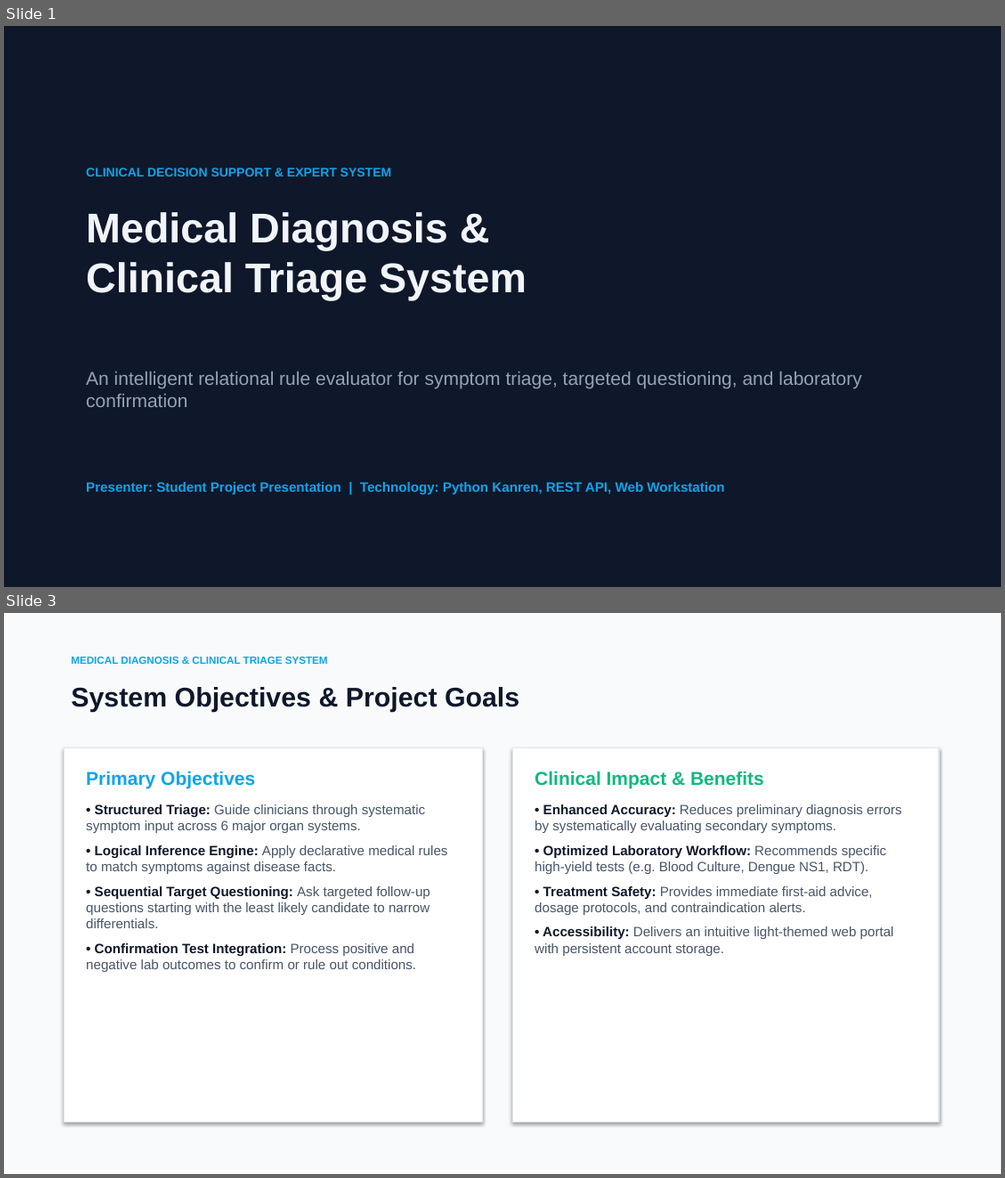
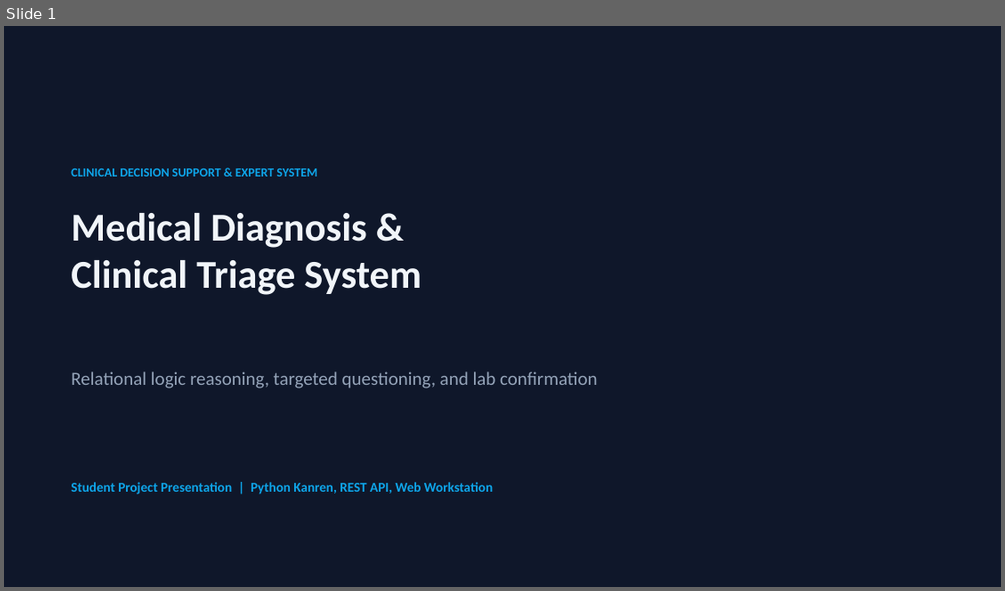
Before and after one commit to wmmandela/medical_diagnosis, a slide deck: presentation/Medical_Diagnosis_System_Presentation.pptx. Shown one above the other, each under a label of ours: slides 1 and 3 before the commit, slide 1 after it; the slides between them are not shown. The pictures are 1005x1178 and 1005x591 pixels, drawn with LibreOffice and Linux fonts; fonts in the diff are those of the drawing. Boxes give left, top, right and bottom in pixels: in the first picture for what was removed or moved away, otherwise in the second. Text is boxed around its words. In the diff, an @@ line names an element or a change of style, - is before the commit and + after.

Commit message:
docs: enrich presentation slides with live application UI screenshots, colors, and interactive controls

```diff
--- a/presentation/Medical_Diagnosis_System_Presentation.pptx
+++ b/presentation/Medical_Diagnosis_System_Presentation.pptx
@@ slide 3 removed at (4,613,1001,1174), background #F8FAFC @@
@@ text removed at (71,657,328,664) @@
-MEDICAL DIAGNOSIS & CLINICAL TRIAGE SYSTEM
@@ text removed at (71,687,519,712) @@
-System Objectives & Project Goals
@@ rectangle removed at (64,747,483,1121) @@
@@ text removed at (86,771,448,972) @@
-Primary Objectives
-• Structured Triage: Guide clinicians through systematic symptom input across 6 major organ systems.
-• Logical Inference Engine: Apply declarative medical rules to match symptoms against disease facts.
-• Sequential Target Questioning: Ask targeted follow-up questions starting with the least likely candidate to narrow differentials.
-• Confirmation Test Integration: Process positive and negative lab outcomes to confirm or rule out conditions.
@@ rectangle removed at (512,747,938,1121) @@
@@ text removed at (534,771,902,956) @@
-Clinical Impact & Benefits
-• Enhanced Accuracy: Reduces preliminary diagnosis errors by systematically evaluating secondary symptoms.
-• Optimized Laboratory Workflow: Recommends specific high-yield tests (e.g. Blood Culture, Dengue NS1, RDT).
-• Treatment Safety: Provides immediate first-aid advice, dosage protocols, and contraindication alerts.
-• Accessibility: Delivers an intuitive light-themed web portal with persistent account storage.
@@ slide 1 changed as well @@
@@ text "CLINICAL DECISION SUPPORT & EXPERT ...": place and size @@
-text "CLINICAL DECISION SUPPORT & EXPERT ..." at (86,168,391,176)
+text "CLINICAL DECISION SUPPORT & EXPERT ..." at (71,168,317,176)
@@ text "CLINICAL DECISION SUPPORT & EXPERT ..." at (71,168,317,176): font Arial to Calibri @@
@@ text "Medical Diagnosis & Clinical Triage ...": place and size @@
-text "Medical Diagnosis & Clinical Triage ..." at (86,212,526,301)
+text "Medical Diagnosis & Clinical Triage ..." at (71,213,421,295)
@@ text "Medical Diagnosis & Clinical Triage ..." at (71,213,421,295): size 40 to 38 pt, font Arial to Calibri @@
@@ text at (71,371,598,388): text changed; font Arial to Calibri @@
-An intelligent relational rule evaluator for symptom triage, targeted questioning, and laboratory confirmation
+Relational logic reasoning, targeted questioning, and lab confirmation
@@ text at (71,482,493,494): text changed; font Arial to Calibri @@
-Presenter: Student Project Presentation | Technology: Python Kanren, REST API, Web Workstation
+Student Project Presentation | Python Kanren, REST API, Web Workstation
```
Also in this commit, not shown: 3 other slides changed, 2 slides added, 6 other slides removed, 1 other file.
